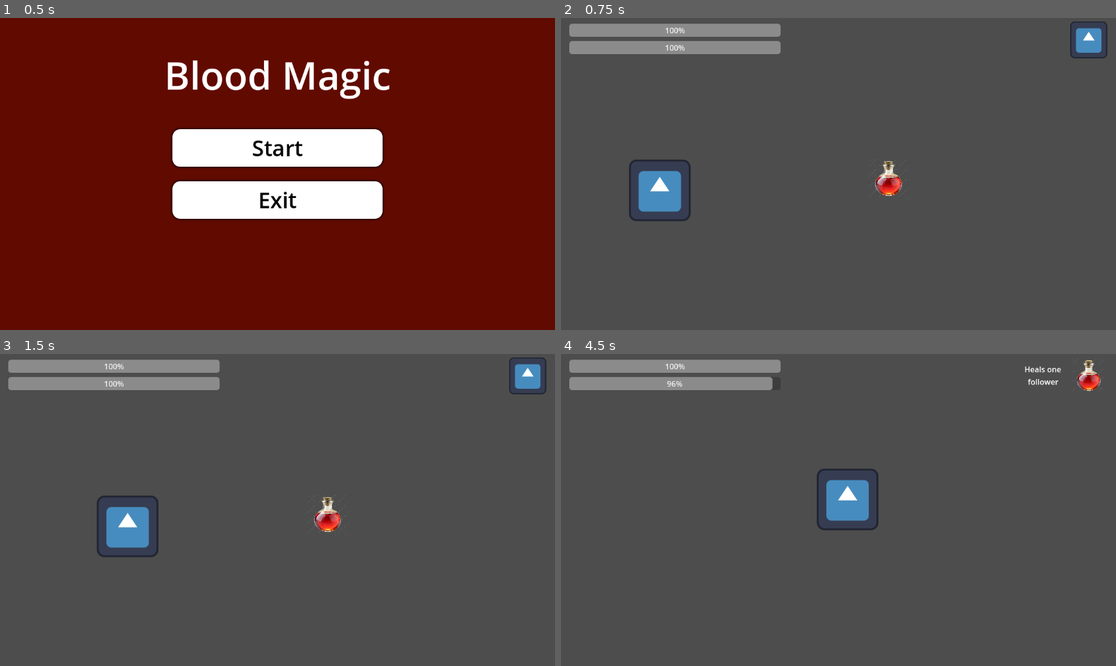
Above: before the commit, frames 1-4 (two rows, left to right).
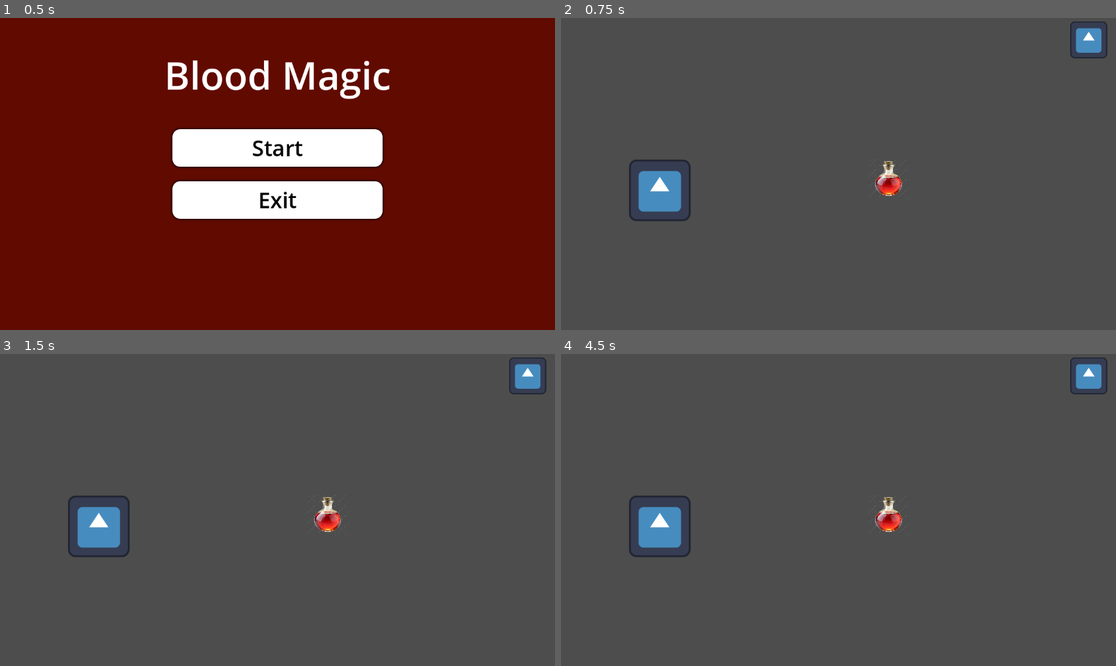
Above: after the commit, the same moments.

Repository: ckfrancois/BloodMagic
Game: Godot game, scene res://scenes/menus/main_menu.tscn
Two runs of this game, one before a commit and one after it. Both use one fixed random seed, a clock stepped at 60 frames per second and the inputs below. The engine's default icon, where the game draws it, is replaced by a stand-in: a white triangle on a blue panel in a dark square.
Inputs:
- Up to frame 1 (0.5 s): no input
- Up to frame 2 (0.75 s): click "Start" at 0.5 s
- Up to frame 3 (1.5 s): tap Enter at 1.25 s; hold Right (Right) from 1.28 s (still down); tap Space (Use Item) at 1.35 s
- Up to frame 4 (4.5 s): release Right (Right) at 2.03 s; hold Down (Down) 2.03-2.78 s; tap Space (Use Item) every 0.75 s from 2.1 to 4.35 s; hold Right (Right) 2.78-3.53 s; hold Up (Up) 3.53-4.28 s; hold Left (Left) from 4.28 s (still down)

Frame 1 is identical in both runs. In frame 2, 3.2% of the frame differs, in the area x 1-40%, y 1-12%; in frame 3, 4.9%; in frame 4, 6.8%, in the area x 1-99%, y 1-66%.
Error after the commit: Invalid access to property or key 'itemCollected' on a base object of type 'CharacterBody2D'. (res://scenes/modes/hud.gd:17)

Commit message:
Update player.tscn

Diff:
--- a/blood-magic/scenes/player/player.tscn
+++ b/blood-magic/scenes/player/player.tscn
@@ -1,6 +1,6 @@
 [gd_scene load_steps=4 format=3 uid="uid://dbkgrxyrugllw"]
 
-[ext_resource type="Script" uid="uid://b7r62r224npa1" path="res://scripts/player/player.gd" id="1_dovo2"]
+[ext_resource type="Script" path="res://scripts/player/character_body_2d.gd" id="1_dovo2"]
 [ext_resource type="Texture2D" uid="uid://mm8ik78skmd0" path="res://assets/misc/icon.svg" id="2_gmlin"]
 
 [sub_resource type="RectangleShape2D" id="RectangleShape2D_hqtel"]
